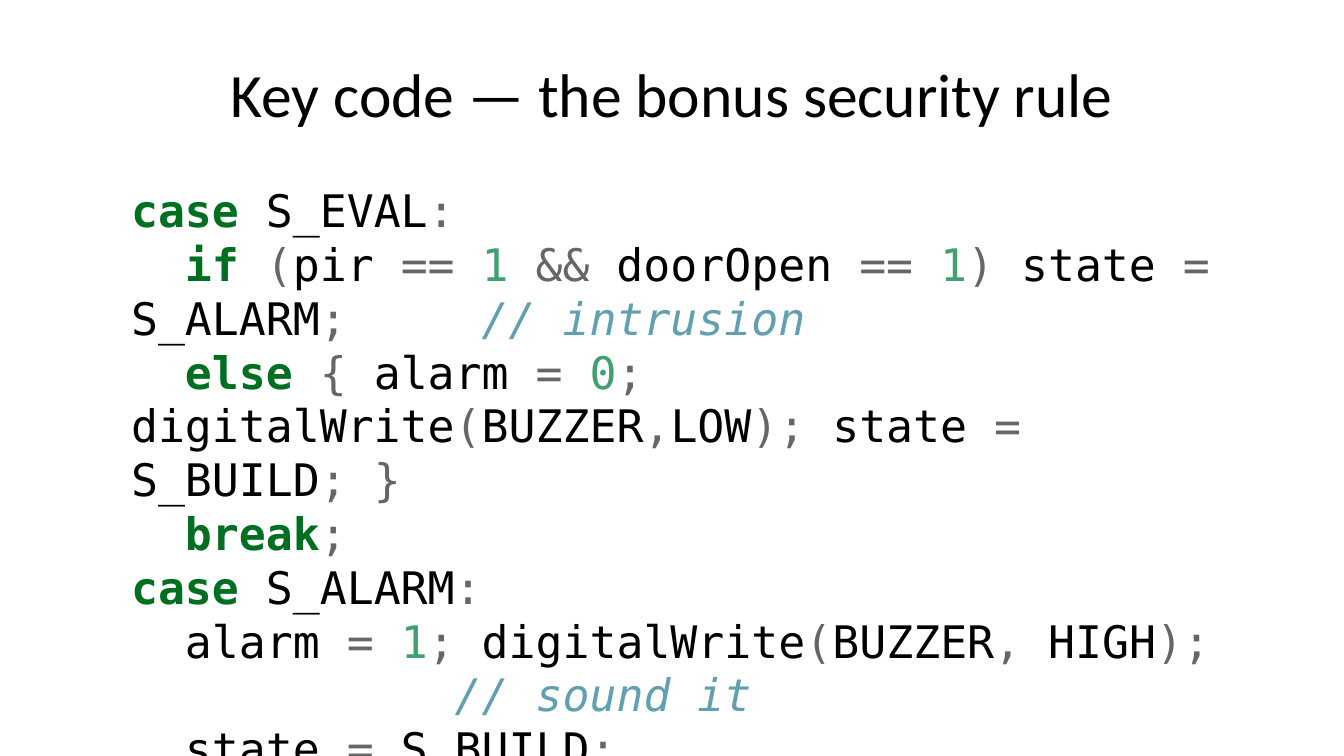
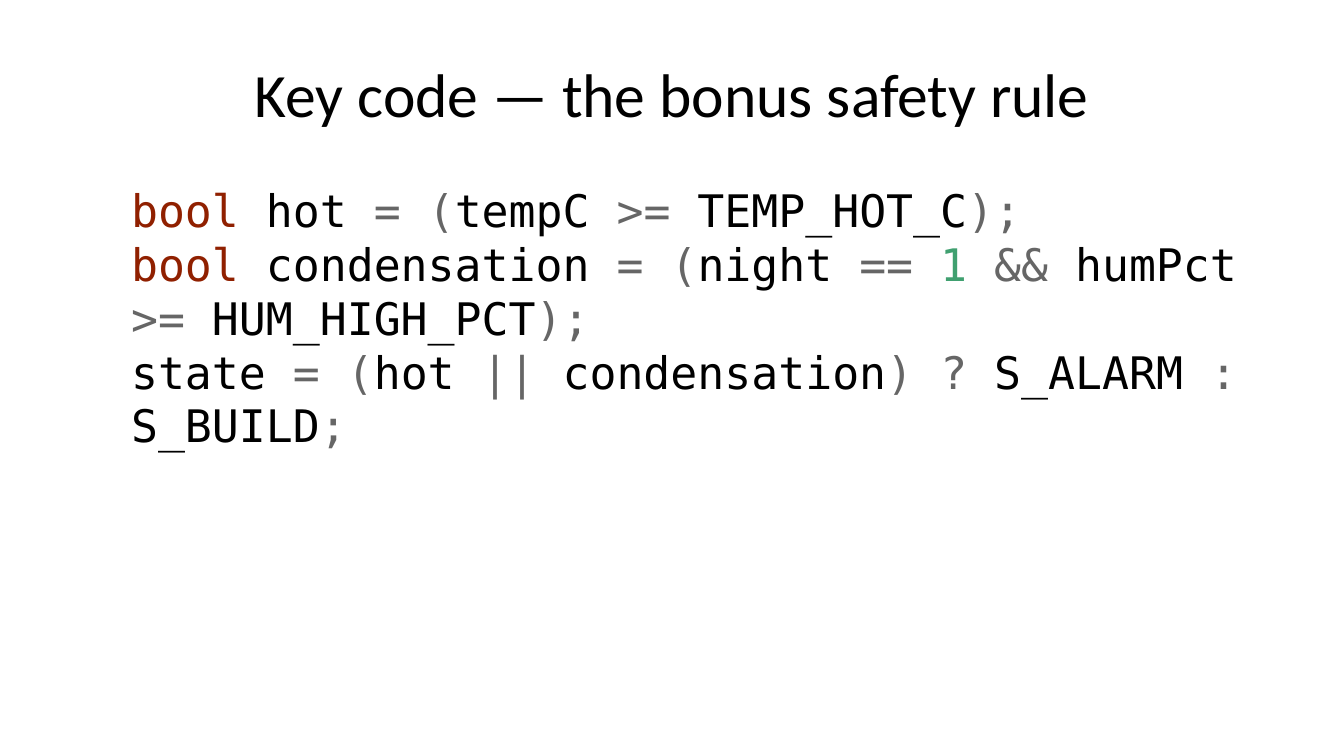
Before and after one commit to Gabrcodes/sunsand-iot-monitor, a slide deck: slide 10 of docs/slides.pptx (slide 11 before the commit). Drawn at 1344x756 pixels with LibreOffice and Linux fonts; fonts in the diff are those of the drawing. Boxes give left, top, right and bottom in pixels: in the first picture for what was removed or moved away, otherwise in the second. Text is boxed around its words. In the diff, an @@ line names an element or a change of style, - is before the commit and + after.

```diff
--- a/docs/slides.pptx
+++ b/docs/slides.pptx
@@ title at [255,74,1088,127]: text changed @@
-Key code — the bonus security rule
+Key code — the bonus safety rule
@@ text at [131,192,1237,452]: text changed @@
-case S_EVAL:
-if (pir == 1 && doorOpen == 1) state = S_ALARM; // intrusion
-else { alarm = 0; digitalWrite(BUZZER,LOW); state = S_BUILD; }
-break;
-case S_ALARM:
-alarm = 1; digitalWrite(BUZZER, HIGH); // sound it
-state = S_BUILD; // still report
-break;
+bool hot = (tempC >= TEMP_HOT_C);
+bool condensation = (night == 1 && humPct >= HUM_HIGH_PCT);
+state = (hot || condensation) ? S_ALARM : S_BUILD;
```
Also in this commit, not shown: 11 other slides changed, 3 slides added, 3 slides removed, 15 other files.
